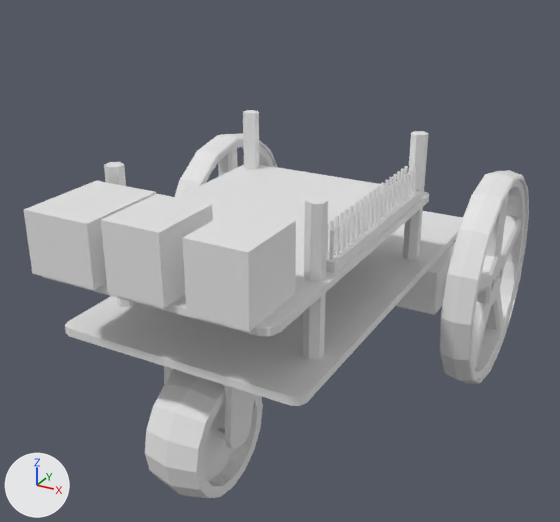
One commit to the Blender file robot_2.blend: the scene before it, then after it.
Camera for both pictures: a 50 mm lens placed at (8.57, -14.45, 6.54), pointed at (-0.39, 1.83, -1.61). Lighting does not change. The marker at lower left points along +X, +Y and +Z.

The first picture shows '16Mm-Standoffs', '16Mm-Standoffs 2', 'Pi', 'acrylic 1', 'motor right', 'wheel back', 'wheel left', 'wheel right'.
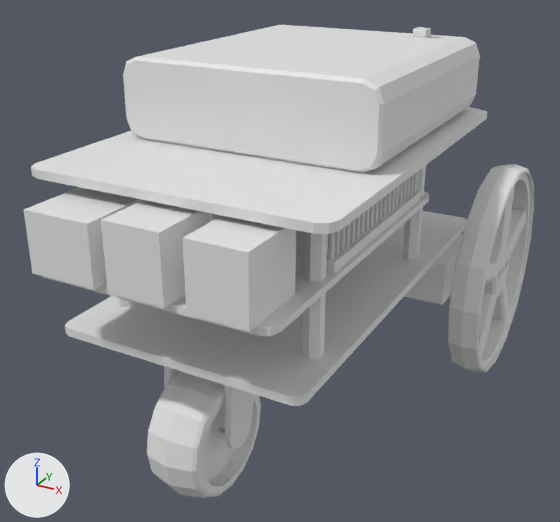
Changed parts and their boxes (x1, y1, x2, y2) in the pictures (560 x 522 px):
'Cube.000', added: after (123, 25, 480, 173)
'acrylic 70x100x2', added: after (31, 107, 487, 234)
'wheel right', moved: before (440, 170, 529, 384); after (448, 164, 534, 372)
'motor right', moved: before (396, 242, 455, 315); after (404, 234, 463, 305)
'16Mm-Standoffs 2', unchanged, covered by the edit: before (104, 110, 429, 281); after (304, 165, 426, 281)
'wheel left', unchanged, covered by the edit: before (175, 133, 277, 197)

What changed in the scene script:
```text
Add me_cube_005:
    me_cube_005.from_pydata(...)  # 22 vertices, 13 faces; spans x -3.5..3.5, y -5.0..5.99, z -0.1..0.1
Add me_cube_008:
    me_cube_008.from_pydata(...)  # 64 vertices, 50 faces; spans x -3.25..3.25, y -3.19..3.19, z -0.95..1.15
Change ob_wheel_right:
    ob_wheel_right.location: (4.2, 5.38, -2.5) -> (4.2, 6.05, -2.5)
Change ob_motor_right:
    ob_motor_right.location: (2.15, 4.84, -2.5) -> (2.15, 5.51, -2.5)
Add ob_acrylic_70x100x2:
    ob_acrylic_70x100x2 = bpy.data.objects.new('acrylic 70x100x2', me_cube_005)
    ob_acrylic_70x100x2.location = (0.0, 1.54, 1.78)
Add ob_cube_000:
    ob_cube_000 = bpy.data.objects.new('Cube.000', me_cube_008)
    ob_cube_000.location = (0.0, 2.8, 2.82)
    ob_cube_000.rotation_euler = (0.0, 0.0, -1.571)  # degrees (0, 0, -90)
    ob_cube_000.scale = (1.04, 0.996, 0.994)
```
